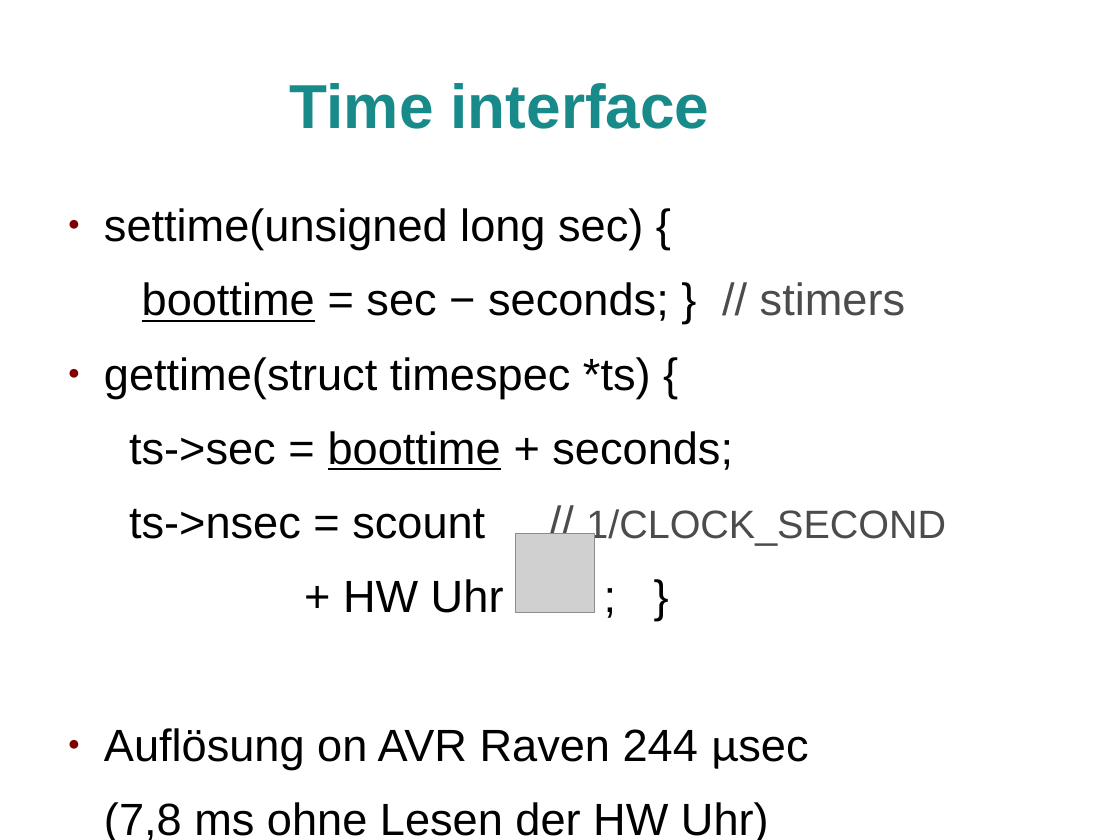
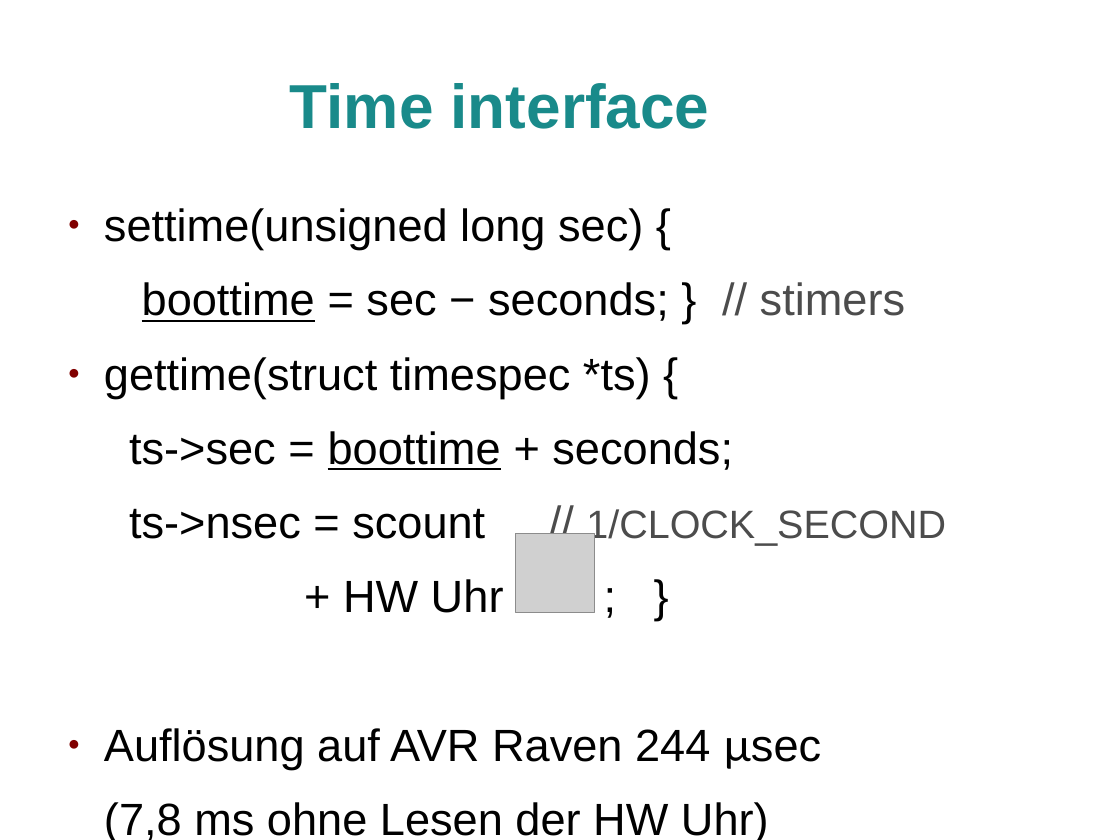
Before and after one commit to jlusticky/Bachelor-thesis, a slide deck: slide 13 of kolloquium/kolloquium.odp. Drawn at 1120x840 pixels with LibreOffice and Linux fonts; fonts in the diff are those of the drawing; grey boxes stand for pictures; background and template pictures are left out. Boxes give left, top, right and bottom in pixels: in the first picture for what was removed or moved away, otherwise in the second. Text is boxed around its words. In the diff, an @@ line names an element or a change of style, - is before the commit and + after.

```diff
--- a/kolloquium/kolloquium.odp
+++ b/kolloquium/kolloquium.odp
@@ text at (104, 728, 821, 769): text changed @@
-● Auflösung on AVR Raven 244 μsec
+● Auflösung auf AVR Raven 244 μsec
```
Also in this commit, not shown: 2 other slides changed.
